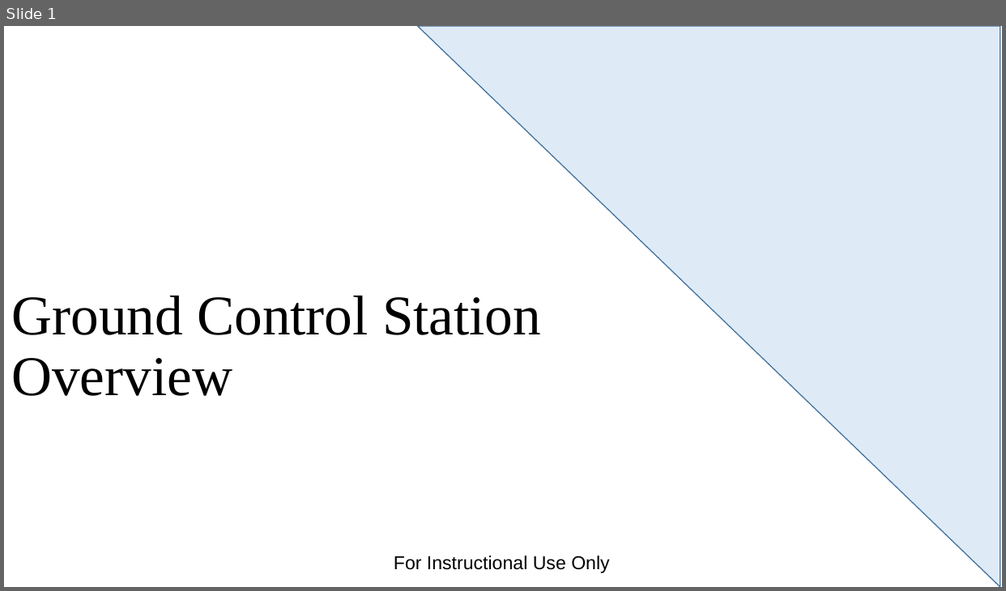
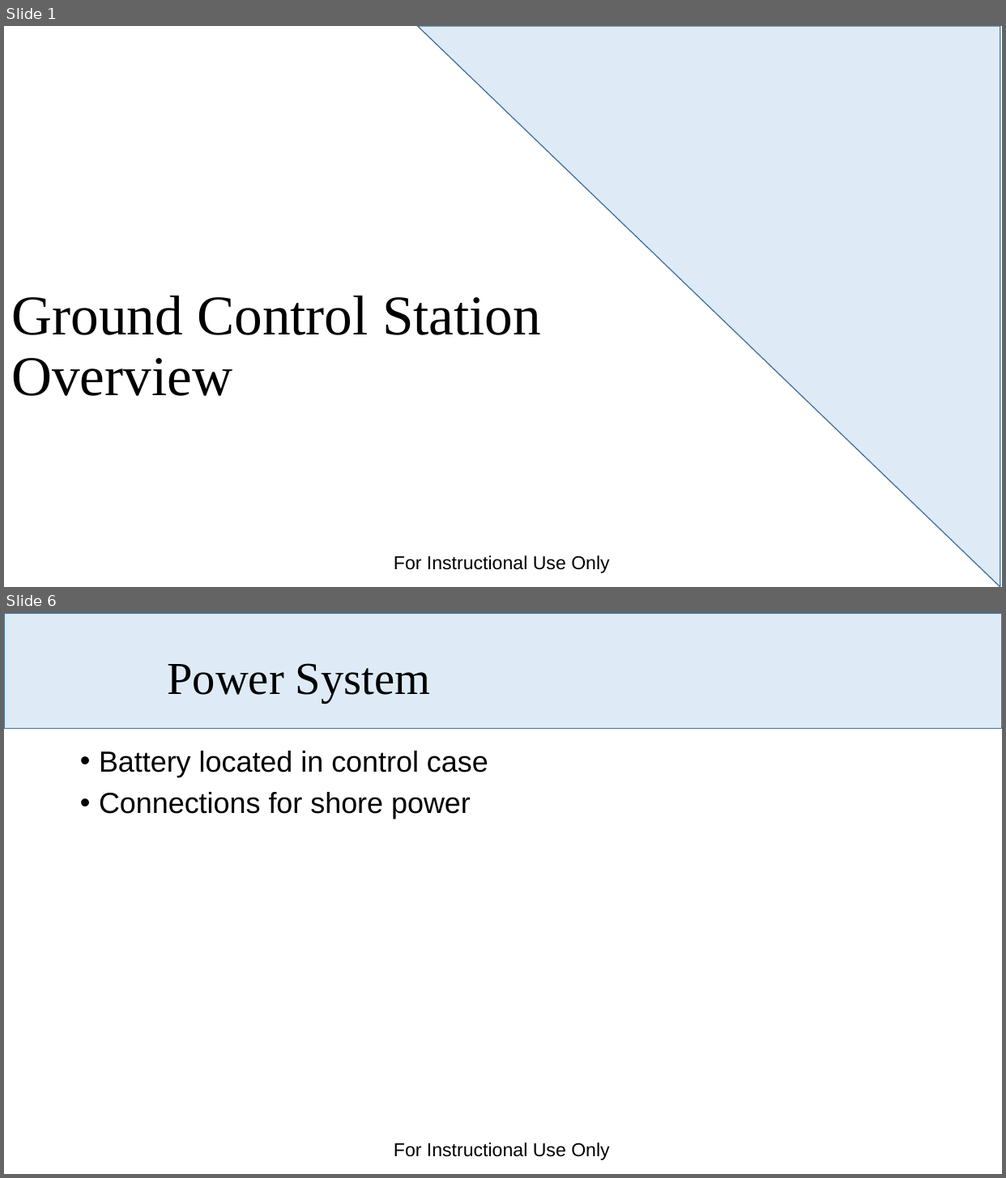
Before and after one commit to dabarrett/rqmtReviewer, a slide deck: Documents/Ground Control Station Overview.pptx. Shown one above the other, each under a label of ours: slide 1 before the commit, slides 1 and 6 after it; the slides between them are not shown. The pictures are 1006x591 and 1006x1178 pixels, drawn with LibreOffice and Linux fonts; fonts in the diff are those of the drawing; background and template pictures are left out. Boxes give left, top, right and bottom in pixels: in the first picture for what was removed or moved away, otherwise in the second. Text is boxed around its words. In the diff, an @@ line names an element or a change of style, - is before the commit and + after.

```diff
--- a/Documents/Ground Control Station Overview.pptx
+++ b/Documents/Ground Control Station Overview.pptx
@@ slide 6 added at [4, 613, 1002, 1174], background #FFFFFF; not listed: 1 template element that a slide beside it also shows @@
@@ rectangle added at [4, 613, 1002, 728], fill #DEEBF7, outline #43739E 1 pt @@
@@ title added at [168, 663, 430, 703], 44 pt, text #000000 @@
+Power System
@@ text added at [99, 751, 488, 819], 28 pt, text #000000 @@
+• Battery located in control case
+• Connections for shore power
```
Also in this commit, not shown: 1 slide changed, 4 other slides added, 1 slide removed, 3 other files.
